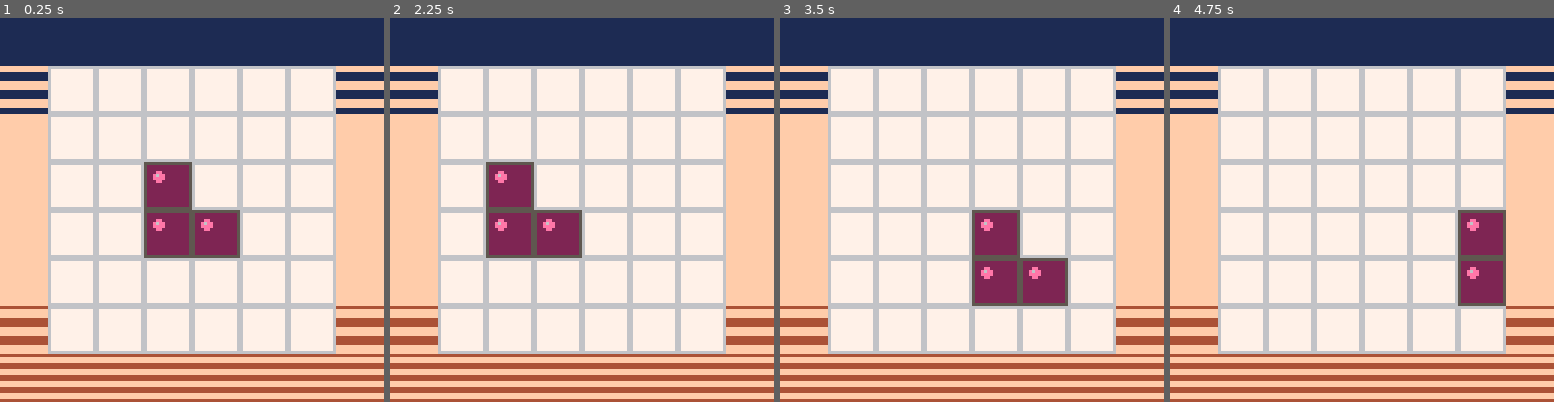
Above: before the commit, frames 1-4 (left to right).
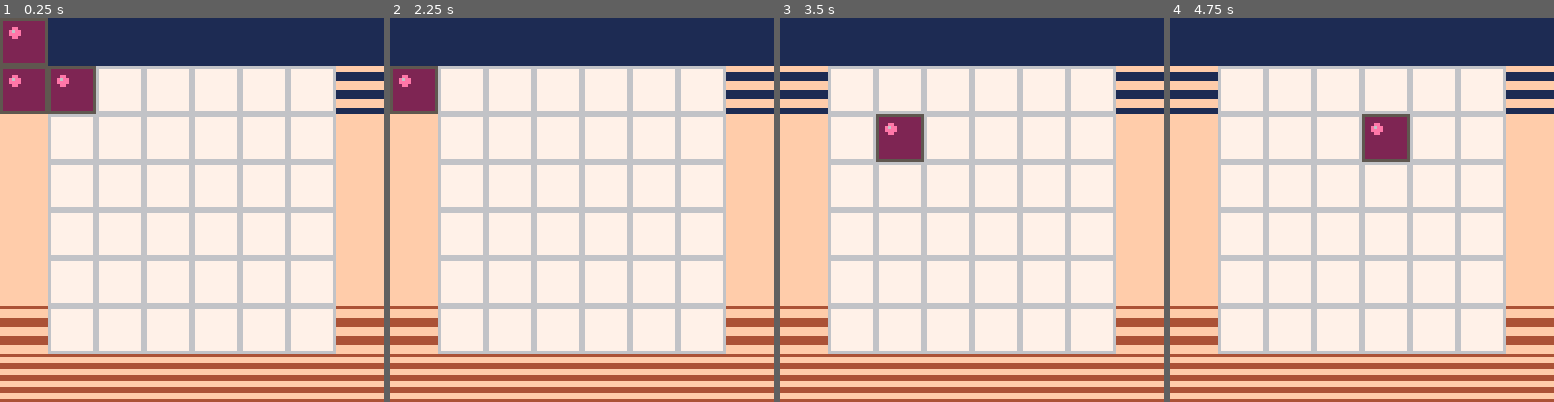
Above: after the commit, the same moments.

Repository: hndmrsh/pico8
Game: PICO-8 cartridge slider.p8
Two runs of this game, one before a commit and one after it. Both use one fixed random seed, a clock stepped at 60 frames per second and the inputs below.
Inputs:
- Up to frame 1 (0.25 s): no input
- Up to frame 2 (2.25 s): hold Left from 1.97 s (still down)
- Up to frame 3 (3.5 s): release Left at 2.37 s; hold Down 2.42-2.82 s; hold Right from 2.87 s (still down)
- Up to frame 4 (4.75 s): release Right at 3.53 s; hold Up 3.58-4.08 s; hold Right 4.13-4.53 s; hold Down from 4.58 s (still down)

The runs differ from the first frame. In frame 1, 9.4% of the frame differs, in the area x 0-63%, y 0-63%; in frame 2, 6.2%; in frame 3, 6.2%; in frame 4, 4.7%.

Commit message:
Added piece spawning and an overflow buffer

Diff:
--- a/slider.p8
+++ b/slider.p8
@@ -2,9 +2,9 @@
 version 8
 __lua__
 -- board def
-board_w = 6
-board_h = 6
-board_margin = 16
+board_w = 8 -- first and last
+board_h = 8 --   are overflow
+board_margin = 0
 square_size = 16
 
 ---- shape types
@@ -31,7 +31,8 @@
 board={}
 
 function _init()
- add_piece(shapes[1],3,3,0)
+ --todo randomize
+ add_piece(shapes[1],1,1,1,0)
 end
 
 function _update()
@@ -55,10 +56,10 @@
  end
 end
 
-function add_piece(s,x,y,rot)
+function add_piece(s,x,y,col,rot)
 	local inst={}
 	inst.shape=s
-	inst.col=1
+	inst.col=col
 
 	for sx=1,s.w,1 do
 	 for sy=1,s.h,1 do
@@ -108,6 +109,8 @@
   -- clear bottom row
   board[x+((board_h-1)*board_w)]=nil
  end
+
+ spawn_piece(1)
 end
 
 function move_d()
@@ -119,6 +122,8 @@
   -- clear top row
   board[x]=nil
  end
+
+ spawn_piece(0)
 end
 
 function move_l()
@@ -130,6 +135,8 @@
   -- clear right row
   board[y*board_w]=nil
  end
+
+ spawn_piece(3)
 end
 
 function move_r()
@@ -141,8 +148,34 @@
   -- clear left row
   board[((y-1)*board_w)+1]=nil
  end
-end
-
+
+ spawn_piece(2)
+end
+
+function spawn_piece(side)
+ local stype = flr(rnd(#shapes))+1
+ local scol = flr(rnd(2))
+ local srot = flr(rnd(2))
+
+ local spos=0
+ if(side==0 or side==1) then
+  -- top or bottom
+  spos = flr(rnd(board_w))+1
+ elseif(side==2 or side==3) then
+  -- left or right
+  spos = flr(rnd(board_h))+1
+ end
+
+ if side==0 then --top
+  --add_piece(shapes[stype],spos,1,scol,srot)
+ elseif side==1 then --bot
+  --add_piece(shapes[stype],spos,board_h,scol,srot)
+ elseif side==2 then --l
+  --add_piece(shapes[stype],1,spos,scol,srot)
+ elseif side==3 then --r
+  --add_piece(shapes[stype],board_w,spos,scol,srot)
+ end
+end
 __gfx__
 66666666666666665555555555555555444444444444444444444444444444444444444444444444ffffffffffffffffffffffcffffcfffff1fffcfcffffffff
 61111111111111165222222222222225ffffffffffffffffffffffffffffffffffffffffffffffffffffffffffffffffffffffffffffffffffffffffffffcfff
